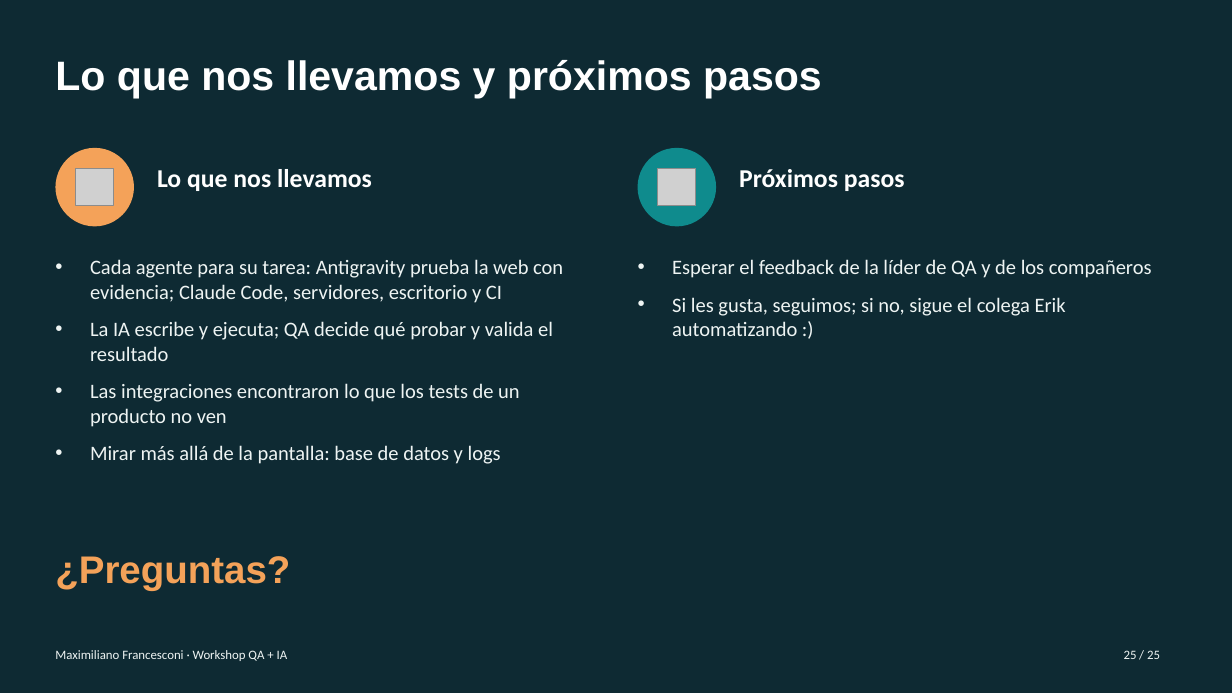
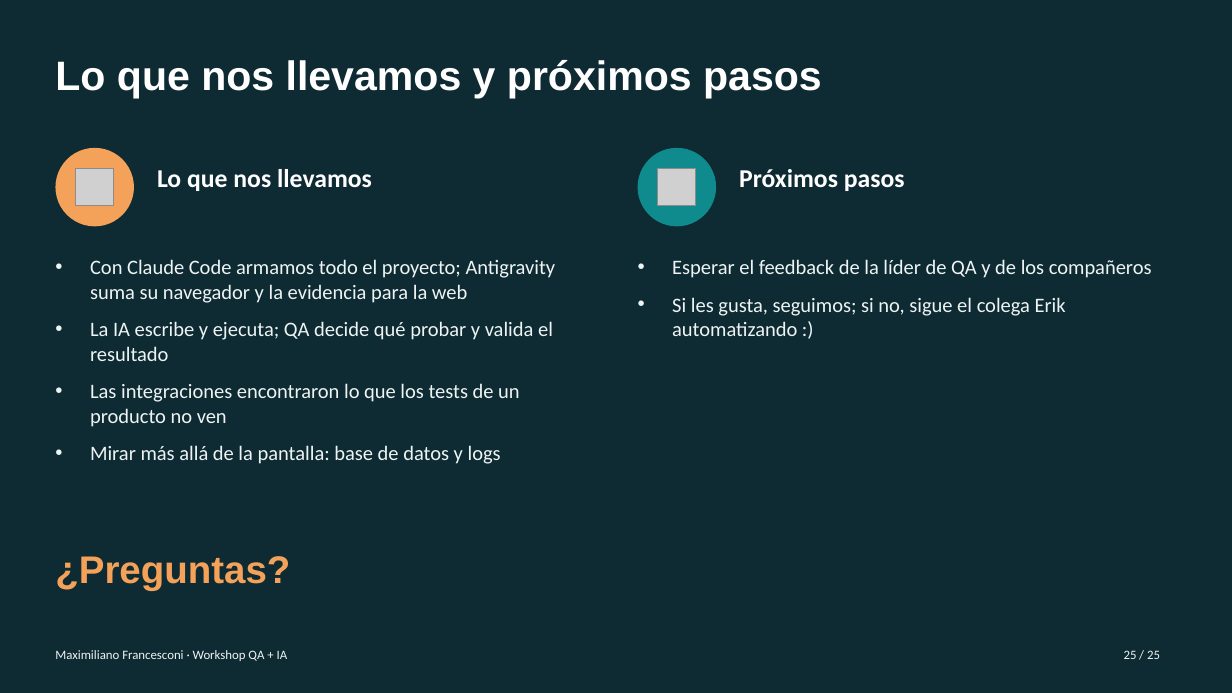
Before and after one commit to maximilianofni/qa-ai-workshop, a slide deck: slide 25 of docs/Workshop-QA-IA.pptx. Drawn at 1232x693 pixels with LibreOffice and Linux fonts; fonts in the diff are those of the drawing; grey boxes stand for pictures. Boxes give left, top, right and bottom in pixels: in the first picture for what was removed or moved away, otherwise in the second. Text is boxed around its words. In the diff, an @@ line names an element or a change of style, - is before the commit and + after.

```diff
--- a/docs/Workshop-QA-IA.pptx
+++ b/docs/Workshop-QA-IA.pptx
@@ text at [90,259,556,303]: text changed @@
-• Cada agente para su tarea: Antigravity prueba la web con evidencia; Claude Code, servidores, escritorio y CI
+• Con Claude Code armamos todo el proyecto; Antigravity suma su navegador y la evidencia para la web
```
Also in this commit, not shown: 5 other slides changed, 3 slides added, 3 slides removed, 3 other files.
